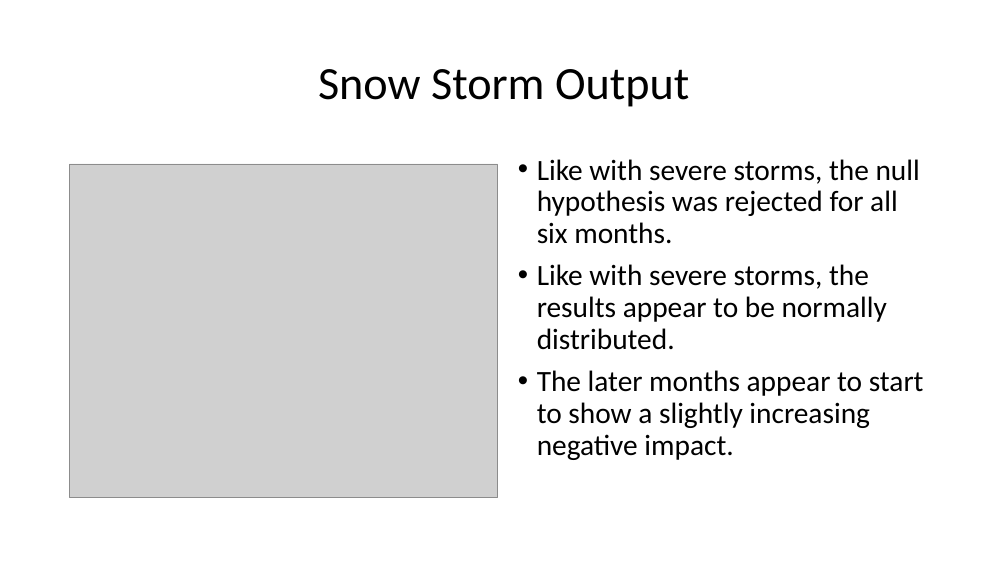
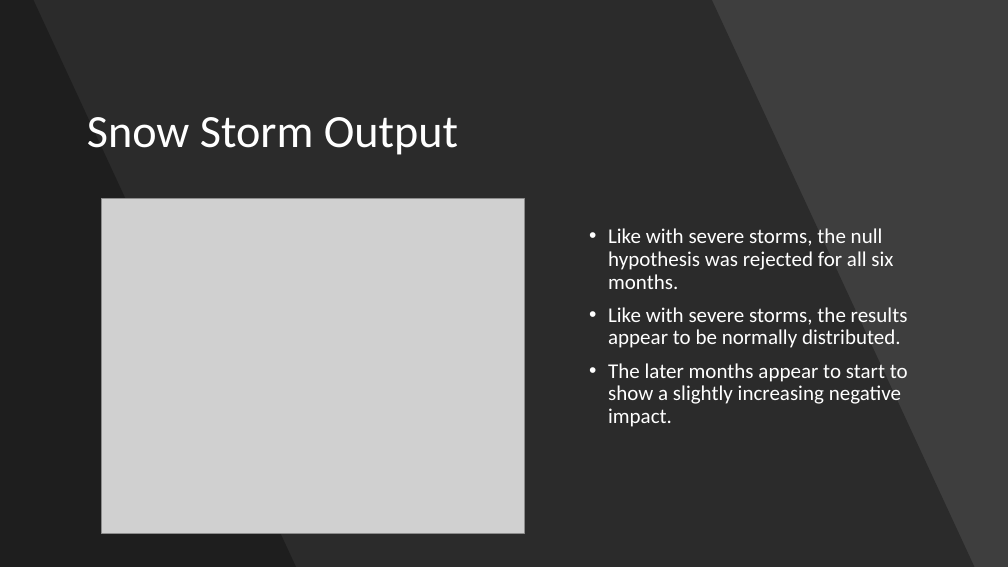
Before and after one commit to jormax14/data_bootcamp_project1, a slide deck: slide 9 of Are Housing Prices Affected by Natural Disasters.pptx (slide 8 before the commit). Drawn at 1008x567 pixels with LibreOffice and Linux fonts; fonts in the diff are those of the drawing; grey boxes stand for pictures. Boxes give left, top, right and bottom in pixels: in the first picture for what was removed or moved away, otherwise in the second. Text is boxed around its words. In the diff, an @@ line names an element or a change of style, - is before the commit and + after.

```diff
--- a/Are Housing Prices Affected by Natural Disasters.pptx
+++ b/Are Housing Prices Affected by Natural Disasters.pptx
@@ background #FFFFFF to #454545 @@
@@ rectangle added at [0, 0, 1008, 567], fill #000000 at 9% opacity @@
@@ freeform shape added at [0, 0, 975, 567], fill #000000 at 30% opacity @@
@@ freeform shape added at [0, 0, 296, 567], fill #000000 at 30% opacity @@
@@ title "Snow Storm Output": place and size @@
-title "Snow Storm Output" at [318, 69, 689, 107]
+title "Snow Storm Output" at [87, 117, 458, 155]
@@ title "Snow Storm Output" at [87, 117, 458, 155]: text colour #000000 to #FFFFFF; alignment centre to left @@
@@ picture: place and size @@
-picture at [70, 164, 498, 498]
+picture at [101, 199, 524, 534]
@@ text "Like with severe storms, the ...": place and size @@
-text "Like with severe storms, the ..." at [537, 159, 924, 460]
+text "Like with severe storms, the ..." at [608, 228, 908, 427]
@@ text "Like with severe storms, the ..." at [608, 228, 908, 427]: size 28 to 20 pt, text colour #000000 to #FFFFFF @@
```
Also in this commit, not shown: 7 other slides changed, 2 slides added, 3 other files.
